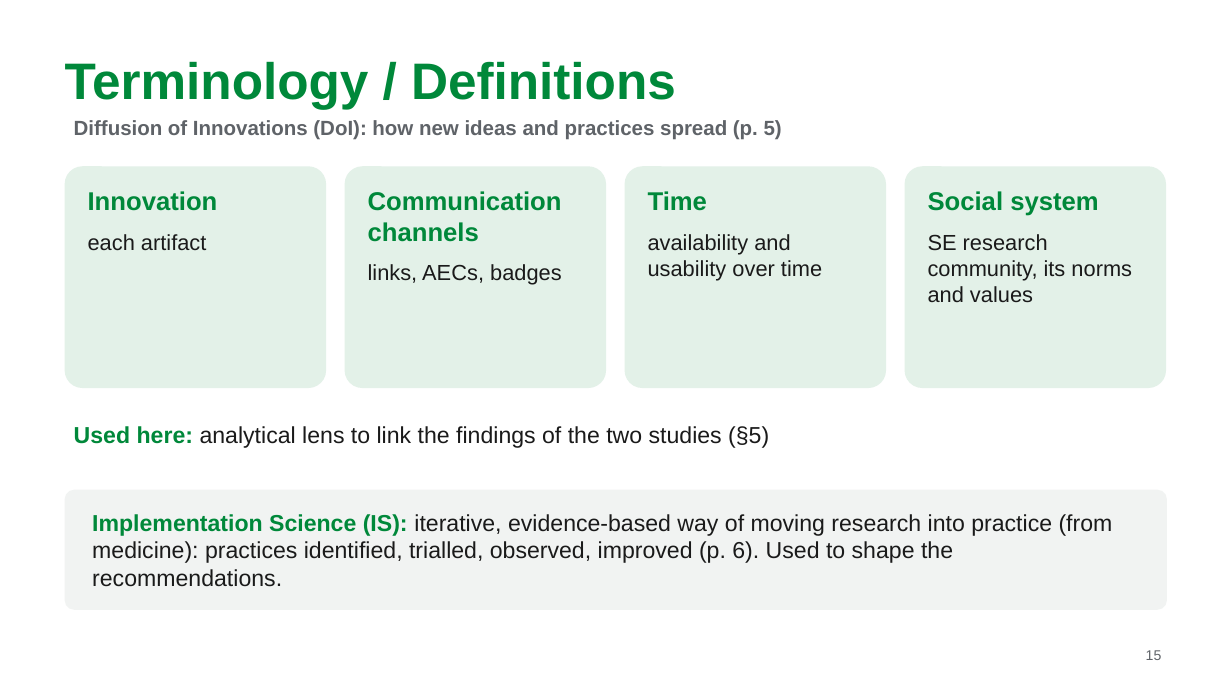
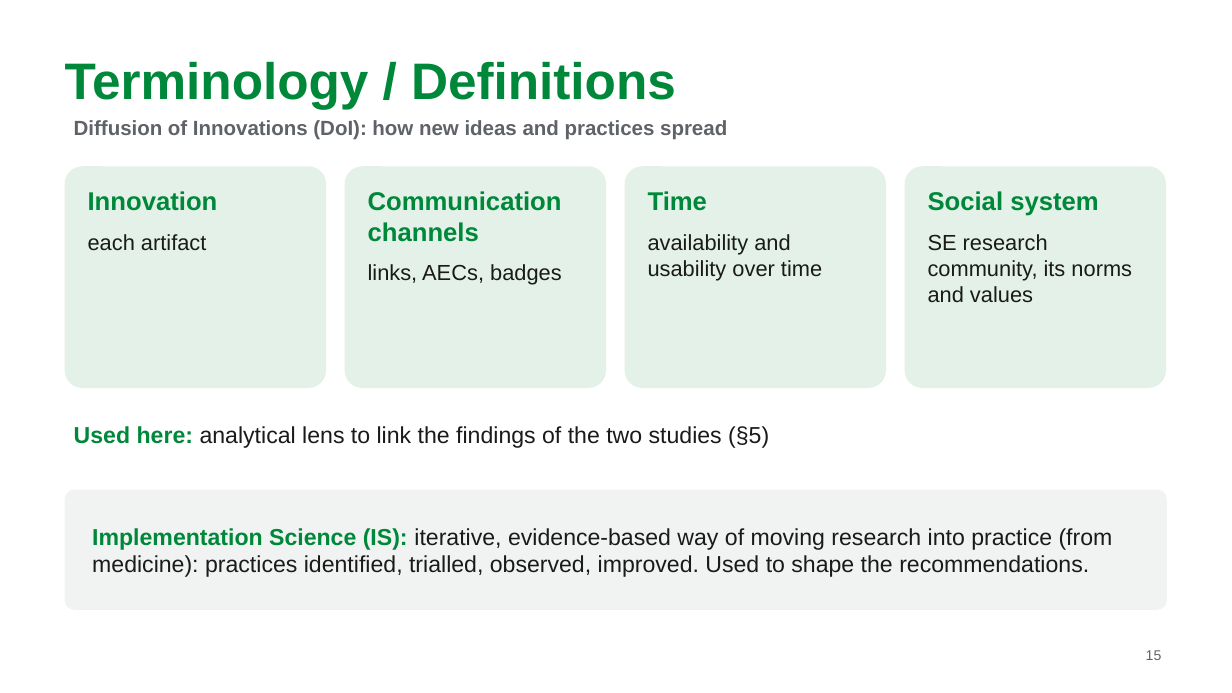
Before and after one commit to MarkAndreDuesing/Reprod_Docs_And_Notes, a slide deck: slide 15 of Vorl_2/slides/lecture2-team-paper2.pptx. Drawn at 1232x693 pixels with LibreOffice and Linux fonts; fonts in the diff are those of the drawing. Boxes give left, top, right and bottom in pixels: in the first picture for what was removed or moved away, otherwise in the second. Text is boxed around its words. In the diff, an @@ line names an element or a change of style, - is before the commit and + after.

```diff
--- a/Vorl_2/slides/lecture2-team-paper2.pptx
+++ b/Vorl_2/slides/lecture2-team-paper2.pptx
@@ text at [74,120,727,140]: text changed @@
-Diffusion of Innovations (DoI): how new ideas and practices spread (p. 5)
+Diffusion of Innovations (DoI): how new ideas and practices spread
@@ text at [92,528,1113,577]: text changed @@
-Implementation Science (IS): iterative, evidence-based way of moving research into practice (from medicine): practices identified, trialled, observed, improved (p. 6). Used to shape the recommendations.
+Implementation Science (IS): iterative, evidence-based way of moving research into practice (from medicine): practices identified, trialled, observed, improved. Used to shape the recommendations.
```
Also in this commit, not shown: 11 other slides changed, 1 slide added, 1 slide removed, 1 other file.
